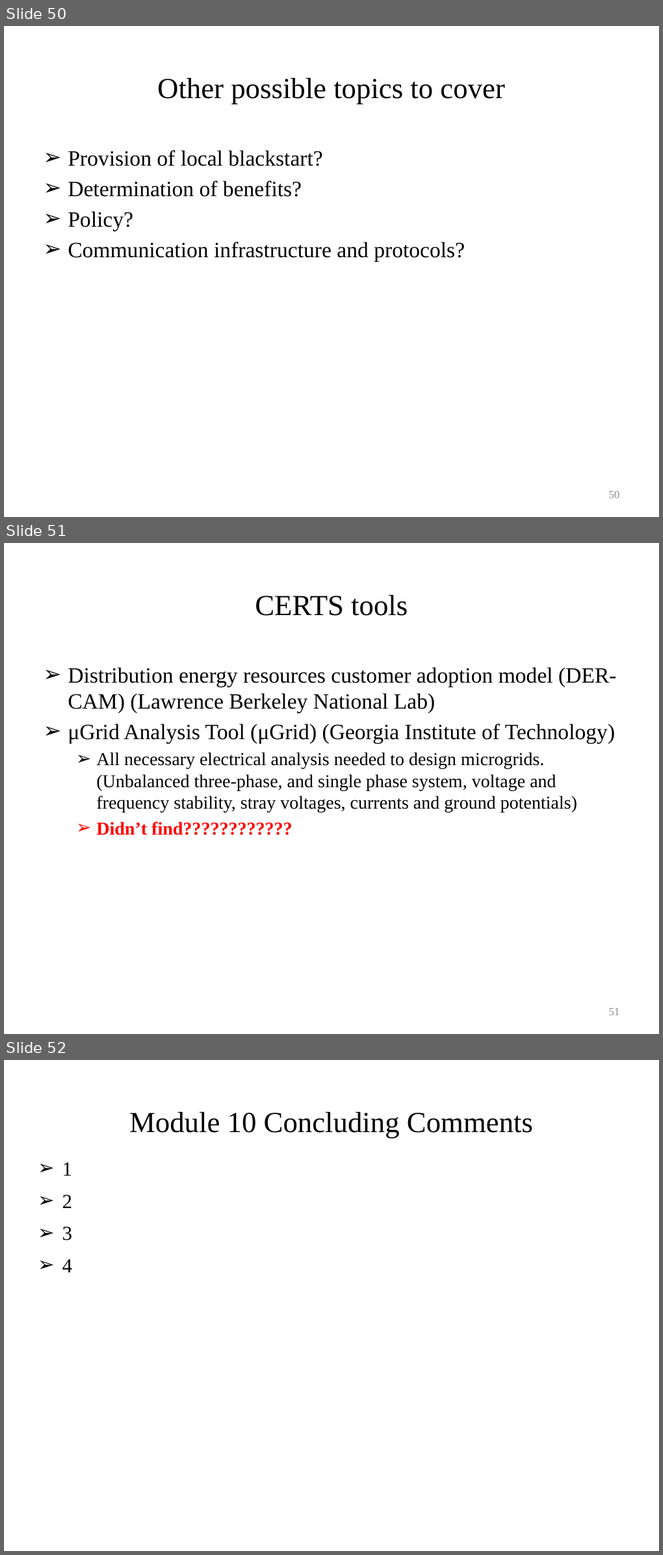
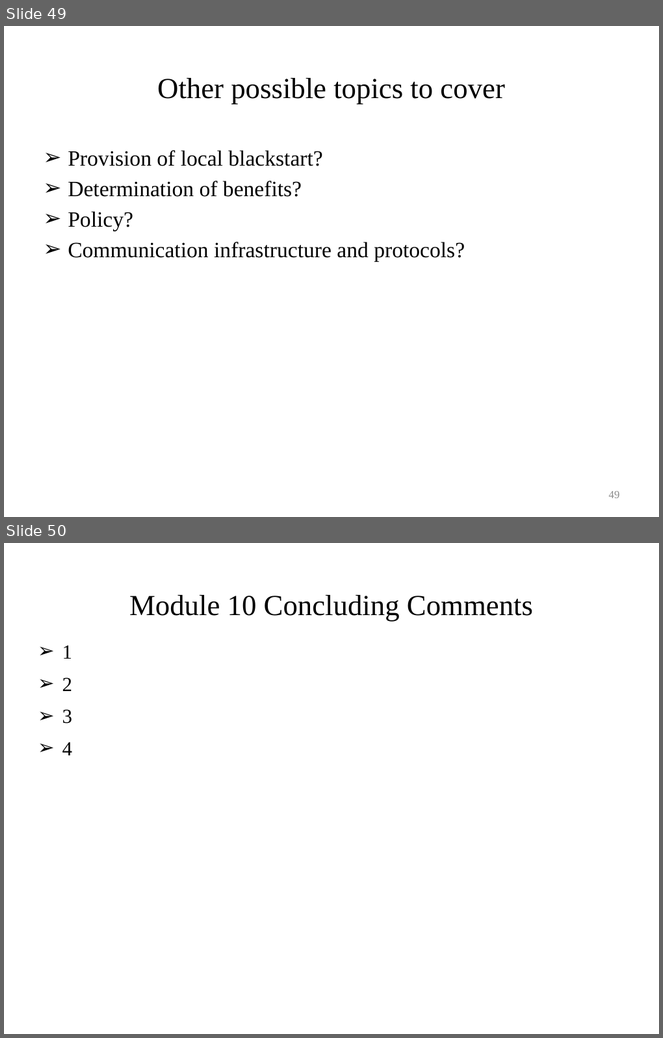
Before and after one commit to gridlab-d/course, a slide deck: University of Washington Class/Module 10 - Introduction to Microgrids.pptx. Shown one above the other, each under a label of ours: slides 50, 51 and 52 before the commit, slides 49 and 50 after it. The pictures are 663x1555 and 663x1038 pixels, drawn with LibreOffice and Linux fonts; fonts in the diff are those of the drawing. Boxes give left, top, right and bottom in pixels: in the first picture for what was removed or moved away, otherwise in the second. Text is boxed around its words. In the diff, an @@ line names an element or a change of style, - is before the commit and + after.

```diff
--- a/University of Washington Class/Module 10 - Introduction to Microgrids.pptx
+++ b/University of Washington Class/Module 10 - Introduction to Microgrids.pptx
@@ slide 51 removed at [4,543,659,1034], background #FFFFFF @@
@@ title removed at [255,595,408,616] @@
-CERTS tools
@@ text removed at [68,667,617,835] @@
-➢ Distribution energy resources customer adoption model (DER-CAM) (Lawrence Berkeley National Lab)
-➢ μGrid Analysis Tool (μGrid) (Georgia Institute of Technology)
-  ➢ All necessary electrical analysis needed to design microgrids. (Unbalanced three-phase, and single phase system, voltage and frequency stability, stray voltages, currents and ground potentials)
-  ➢ Didn’t find????????????
@@ page number removed at [609,1008,620,1016] @@
-51
@@ what was slide 50 is now slide 49 @@
@@ page number at [609,491,620,499]: text changed @@
-50
+49
@@ what was slide 52 is now slide 50 @@
```
Also in this commit, not shown: 1 other slide removed, 2 other files.
